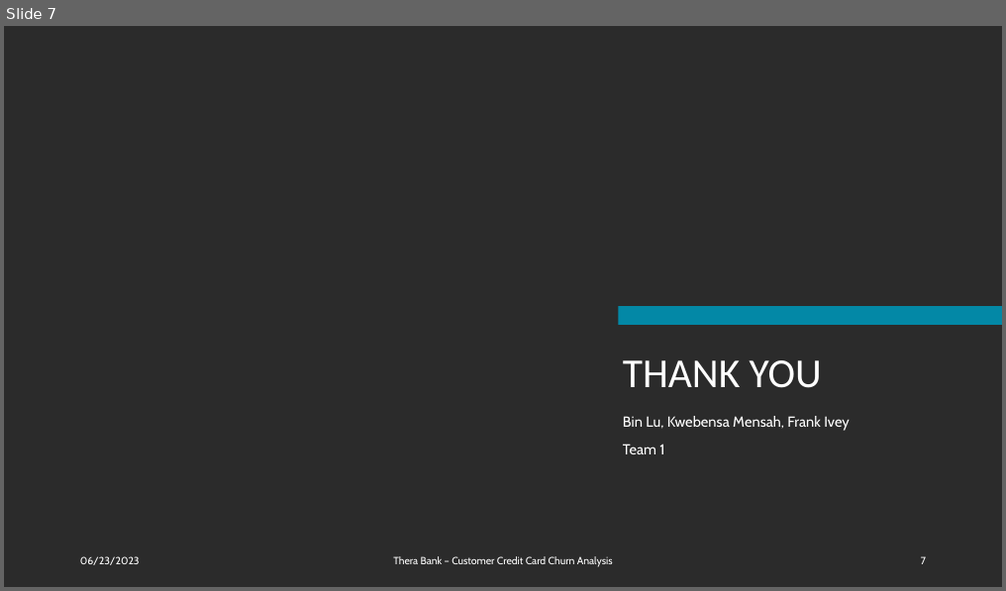
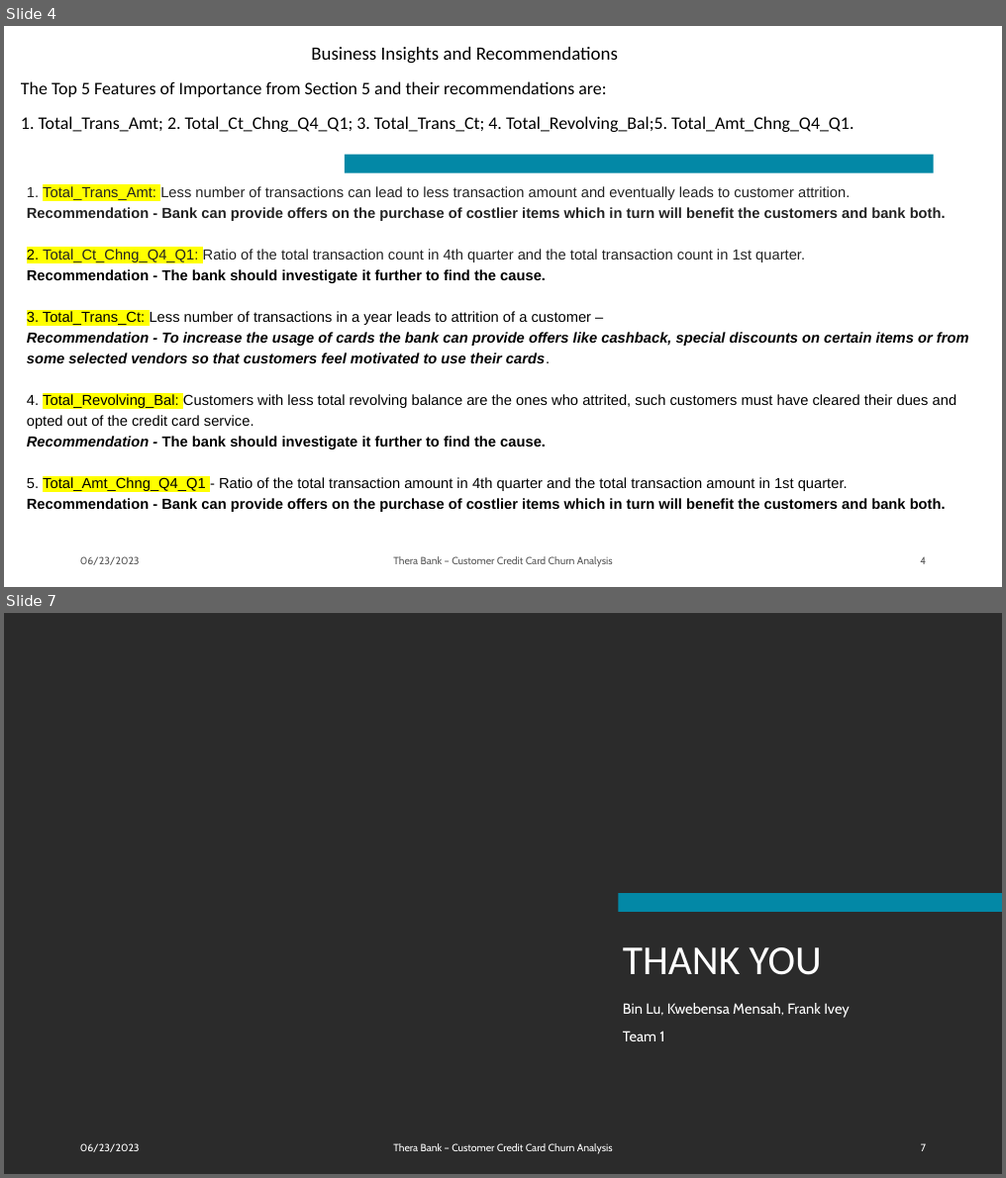
Before and after one commit to ithllc/AAI_510_02_SU23, a slide deck: Bank_Customer_Churn.pptx. Shown one above the other, each under a label of ours: slide 7 before the commit, slides 4 and 7 after it; the slides between them are not shown. The pictures are 1006x591 and 1006x1178 pixels, drawn with LibreOffice and Linux fonts; fonts in the diff are those of the drawing; background and template pictures are left out; a plain dark background stands for a picture behind light text. Boxes give left, top, right and bottom in pixels: in the first picture for what was removed or moved away, otherwise in the second. Text is boxed around its words. In the diff, an @@ line names an element or a change of style, - is before the commit and + after.

```diff
--- a/Bank_Customer_Churn.pptx
+++ b/Bank_Customer_Churn.pptx
@@ slide 4 added at [4,26,1002,587], background #FFFFFF @@
@@ title added at [311,47,618,64], 18 pt, text #000000 @@
+Business Insights and Recommendations
@@ text added at [21,81,853,132], 17 pt, text #000000 @@
+The Top 5 Features of Importance from Section 5 and their recommendations are:
+1. Total_Trans_Amt; 2. Total_Ct_Chng_Q4_Q1; 3. Total_Trans_Ct; 4. Total_Revolving_Bal;5. Total_Amt_Chng_Q4_Q1.
@@ rectangle added at [345,155,934,174], fill #0388A6 @@
@@ text added at [27,186,969,512], 14 pt, text #000000 @@
+1. Total_Trans_Amt: Less number of transactions can lead to less transaction amount and eventually leads to customer attrition.
+Recommendation - Bank can provide offers on the purchase of costlier items which in turn will benefit the customers and bank both.
+2. Total_Ct_Chng_Q4_Q1: Ratio of the total transaction count in 4th quarter and the total transaction count in 1st quarter.
+Recommendation - The bank should investigate it further to find the cause.
+3. Total_Trans_Ct: Less number of transactions in a year leads to attrition of a customer –
+Recommendation - To increase the usage of cards the bank can provide offers like cashback, special discounts on certain items or from some selected vendors so that customers feel motivated to use their cards.
+4. Total_Revolving_Bal: Customers with less total revolving balance are the ones who attrited, such customers must have cleared their dues and opted out of the credit card service.
+Recommendation - The bank should investigate it further to find the cause.
+5. Total_Amt_Chng_Q4_Q1 - Ratio of the total transaction amount in 4th quarter and the total transaction amount in 1st quarter.
+Recommendation - Bank can provide offers on the purchase of costlier items which in turn will benefit the customers and bank both.
@@ text added at [80,557,140,566], 10 pt, text #595959 @@
+06/23/2023
@@ text added at [393,557,613,568], 10 pt, text #595959 @@
+Thera Bank – Customer Credit Card Churn Analysis
@@ page number added at [920,558,926,565], 10 pt, text #595959 @@
+4
```
Also in this commit, not shown: 2 slides changed, 1 other slide added, 2 slides removed, 1 other file.
